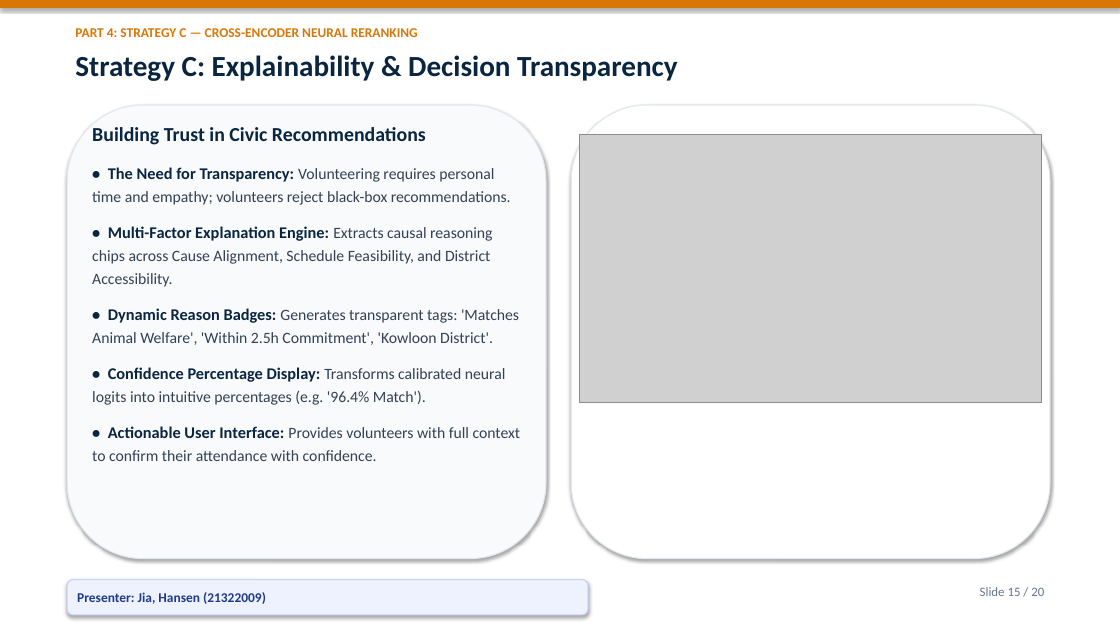
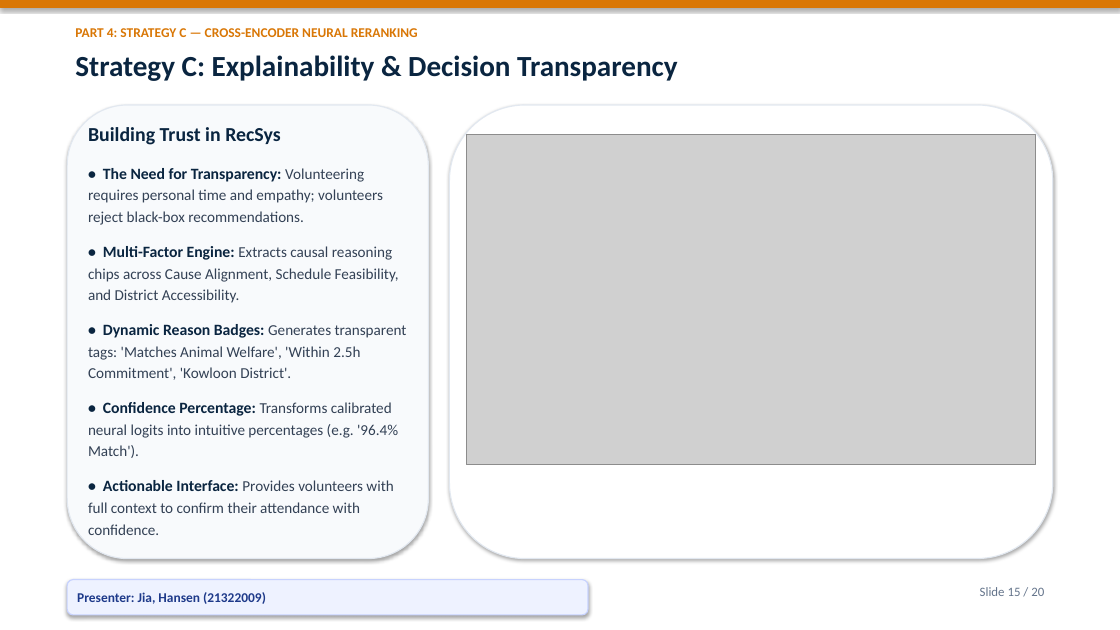
Before and after one commit to Bob8259/CSIT-5210-Group-Project, a slide deck: slide 15 of CSIT5210_Group1_Presentation.pptx. Drawn at 1120x630 pixels with LibreOffice and Linux fonts; fonts in the diff are those of the drawing; grey boxes stand for pictures. Boxes give left, top, right and bottom in pixels: in the first picture for what was removed or moved away, otherwise in the second. Text is boxed around its words. In the diff, an @@ line names an element or a change of style, - is before the commit and + after.

Commit message:
style: maximize presentation diagram sizes, enlarge chart annotations, and expand architecture layouts

```diff
--- a/CSIT5210_Group1_Presentation.pptx
+++ b/CSIT5210_Group1_Presentation.pptx
@@ rounded rectangle: place and size @@
-rounded rectangle at <box>67,105,546,559</box>
+rounded rectangle at <box>67,105,429,559</box>
@@ rounded rectangle: place and size @@
-rounded rectangle at <box>571,105,1050,559</box>
+rounded rectangle at <box>450,105,1053,559</box>
@@ text at <box>88,127,281,145</box>: text changed @@
-Building Trust in Civic Recommendations
+Building Trust in RecSys
@@ picture: place and size @@
-picture at <box>580,134,1042,403</box>
+picture at <box>466,134,1036,465</box>
@@ text at <box>88,168,407,380</box>: size 14 to 13.5 pt in "• The Need for Transparency:", "• Dynamic Reason Badges:"; size 13.5 to 13 pt in "Volunteering requires personal time and empathy; volunteers ...", "Generates transparent tags: 'Matches Animal Welfare', 'Withi ..."; less space between paragraphs @@
@@ text at <box>88,246,399,303</box>: text changed; size 13.5 to 13 pt @@
-• Multi-Factor Explanation Engine: Extracts causal reasoning chips across Cause Alignment, Schedule Feasibility, and District Accessibility.
+• Multi-Factor Engine: Extracts causal reasoning chips across Cause Alignment, Schedule Feasibility, and District Accessibility.
@@ text at <box>88,402,398,535</box>: text changed; size 13.5 to 13 pt @@
-• Confidence Percentage Display: Transforms calibrated neural logits into intuitive percentages (e.g. '96.4% Match').
-• Actionable User Interface: Provides volunteers with full context to confirm their attendance with confidence.
+• Confidence Percentage: Transforms calibrated neural logits into intuitive percentages (e.g. '96.4% Match').
+• Actionable Interface: Provides volunteers with full context to confirm their attendance with confidence.
```
Also in this commit, not shown: 17 other slides changed, 12 other files.
